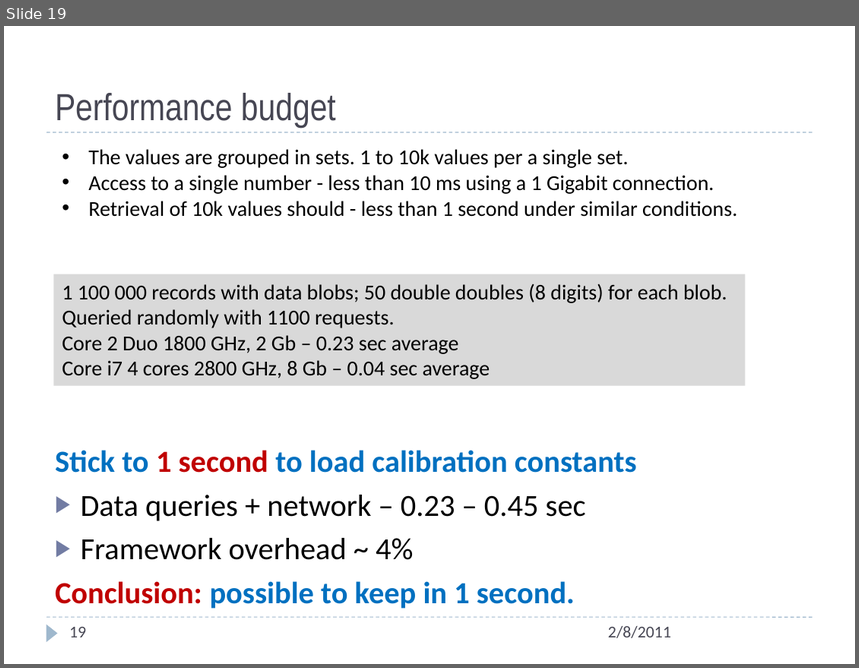
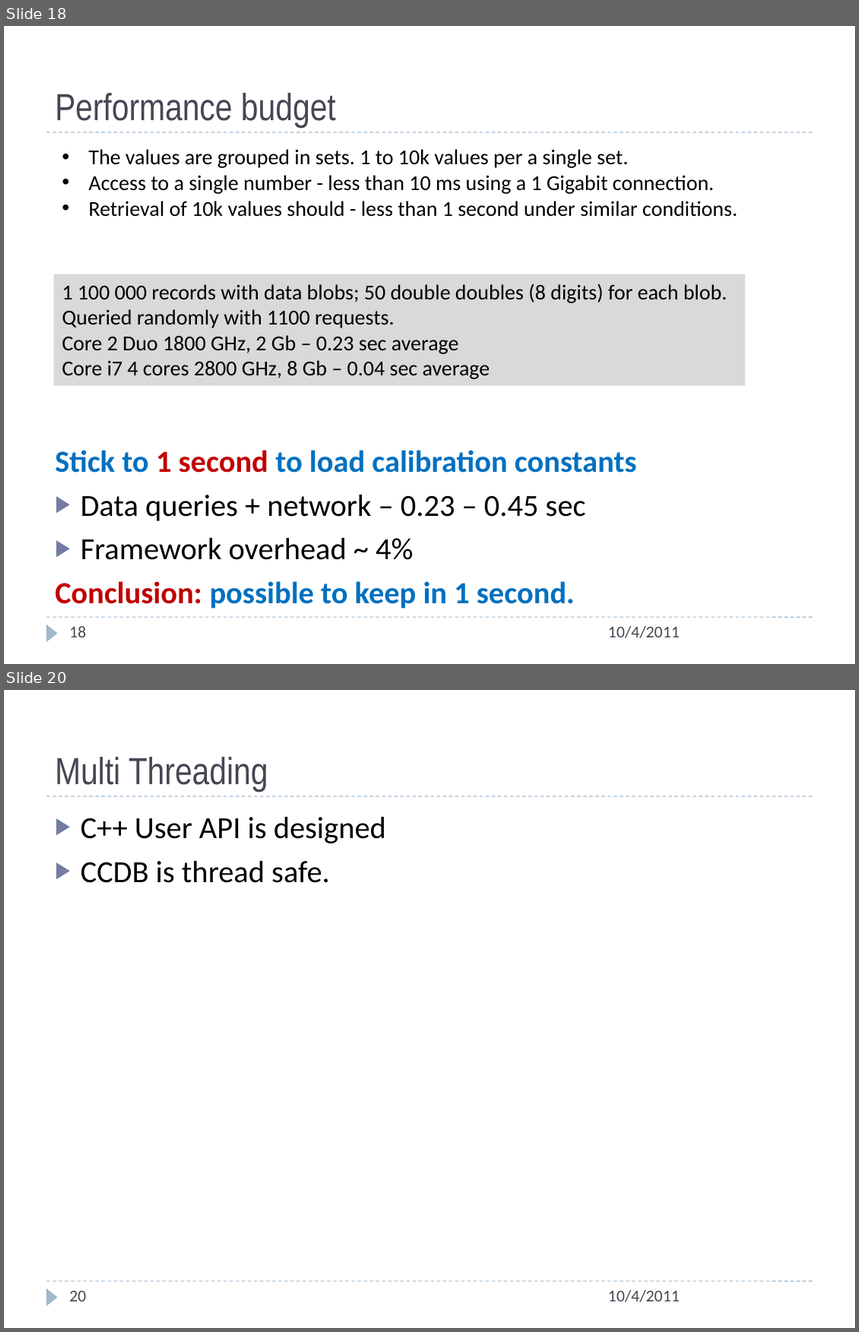
Before and after one commit to JeffersonLab/ccdb, a slide deck: doc/ccdb_design_romanovda.pptx. Shown one above the other, each under a label of ours: slide 19 before the commit, slides 18 and 20 after it; the slides between them are not shown. The pictures are 859x668 and 859x1332 pixels, drawn with LibreOffice and Linux fonts; fonts in the diff are those of the drawing. Boxes give left, top, right and bottom in pixels: in the first picture for what was removed or moved away, otherwise in the second. Text is boxed around its words. In the diff, an @@ line names an element or a change of style, - is before the commit and + after.

```diff
--- a/doc/ccdb_design_romanovda.pptx
+++ b/doc/ccdb_design_romanovda.pptx
@@ slide 20 added at <box>4,690,855,1328</box>, background #FFFFFF; not listed: 3 template elements that a slide beside it also shows @@
@@ title added at <box>55,757,268,792</box>, 32 pt, text #464653 @@
+Multi Threading
@@ text added at <box>81,817,386,883</box>, 26 pt, text #000000 @@
+▶ C++ User API is designed
+▶ CCDB is thread safe.
@@ page number added at <box>69,1291,86,1302</box>, 14 pt, text #464653 @@
+20
@@ text added at <box>608,1290,680,1303</box>, 14 pt, text #464653 @@
+10/4/2011
@@ what was slide 19 is now slide 18 @@
@@ slide 18 changed as well @@
@@ page number at <box>69,626,86,638</box>: text changed @@
-19
+18
@@ text at <box>608,626,680,639</box>: text changed @@
-2/8/2011
+10/4/2011
```
Also in this commit, not shown: 19 other slides changed, 5 other slides added, 1 slide removed, 14 other files.
